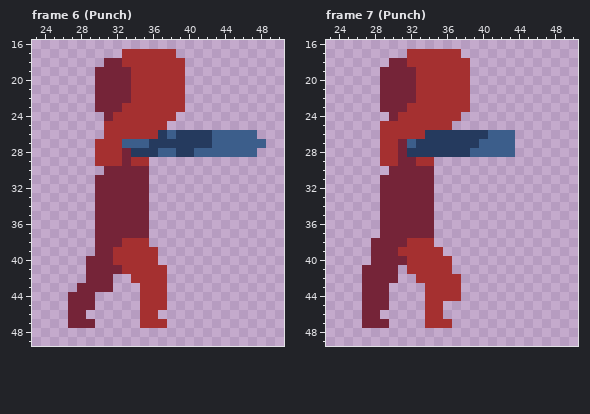
One commit to this pixel-art file: MagaraJam5/Assets/Sprites/Npc/Character Template.aseprite. The picture above is the old version.
64x64 pixels, 21 frames. Shown: frame 6 (Punch): x 23..50, y 16..49; frame 7 (Punch): x 23..50, y 16..49.
And afterwards:
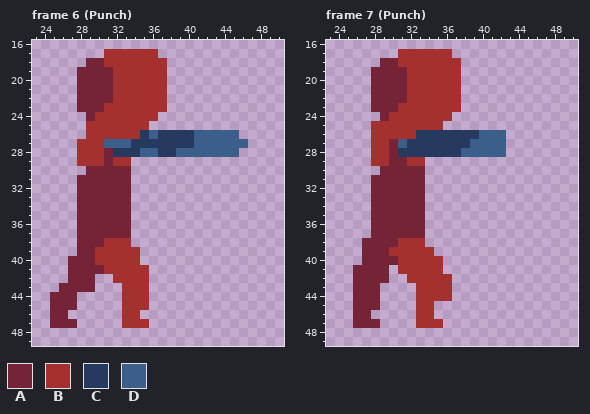
Palette (. is transparent): A #752438  B #a53030  C #253a5e  D #3c5e8b
Change:
Changed rows in their new state; - is an unchanged pixel.
Frame 6 (Punch):
first column x 25:
17 ------BB----..----------
18 ----AABB-----..---------
19 ---AA--BB----..---------
20 ---AA--BB----..---------
21 ---AA--BB----..---------
22 ---AA--BB----..---------
23 ---AA-BB-----..---------
24 ----ABB-----..----------
25 ----BB-----..-----------
26 ----BB----CD-C--DD---..-
27 ---BB-DD-CC-----DD----..
28 ---BB-ACC-DDCCDD-----..-
29 ---BB-A-B..-------------
30 ----AA---..-------------
31 ---AA----..-------------
32 ---AA----..-------------
33 ---AA----..-------------
34 ---AA----..-------------
35 ---AA----..-------------
36 ---AA----..-------------
37 ---AA----..-------------
38 ---AA-BB-..-------------
39 ---AABB---..------------
40 --AA-BB---..------------
41 --AA--BB---..-----------
42 --AA-..BB--..-----------
43 -AA--..-BB-..-----------
44 AA-..---BB-..-----------
45 AA-..---BB-..-----------
46 AA..----BB..------------
47 AA-..---BB-..-----------
Frame 7 (Punch):
first column x 26:
17 -----B-----.------
18 ---A-B------.-----
19 --A---B-----.-----
20 --A---B-----.-----
21 --A---B-----.-----
22 --A---B-----.-----
23 --A--B------.-----
24 ---AB------.------
25 --B-------.-------
26 --B----C------D--.
27 --B-ADC------D---.
28 --B-AC------D----.
29 --B-A-B-.---------
30 ---A----.---------
31 --A-----.---------
32 --A-----.---------
33 --A-----.---------
34 --A-----.---------
35 --A-----.---------
36 --A-----.---------
37 --A-----.---------
38 -A---B--.---------
39 -A--B----.--------
40 -A---B----.-------
41 A---.B----.-------
42 A---.-B----.------
43 A--.---B---.------
44 A--.---B---.------
45 A--.---B-.--------
46 A-.----B-.--------
47 A--.---B--.-------
Pixel boxes of the changes (left, top, right, bottom) in both pictures:
changed: (50, 49, 266, 328)
changed: (353, 49, 515, 328)
